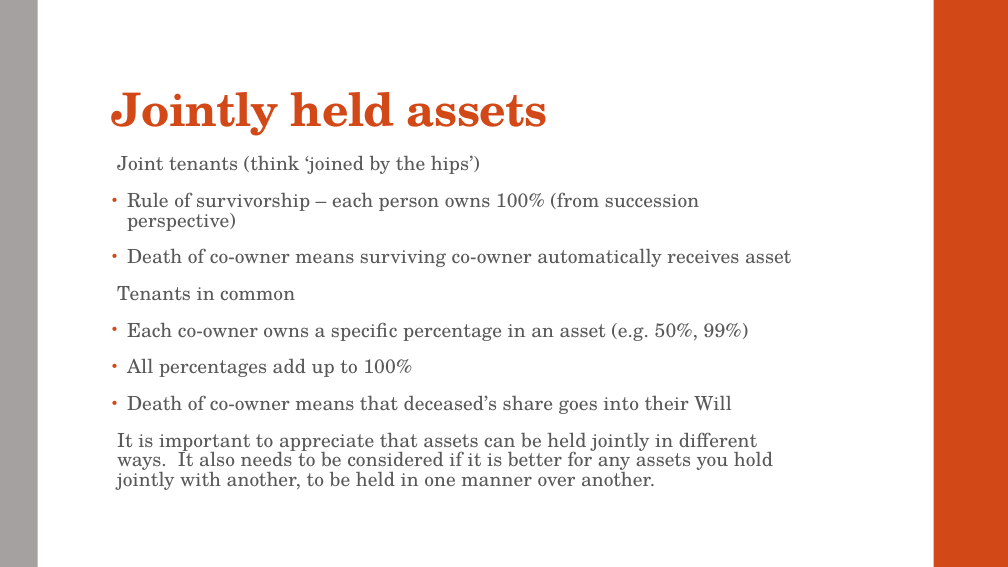
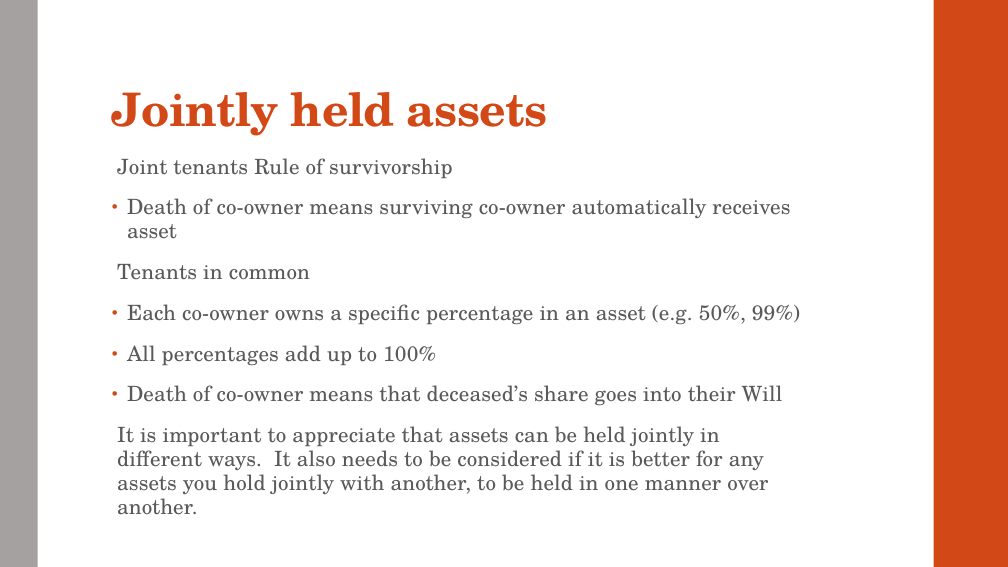
Before and after one commit to dariuschats/dariuschats.github.io, a slide deck: slide 23 of downloadables/other/Estate planning/Estate Planning Meeting Slides.pptx. Drawn at 1008x567 pixels with LibreOffice and Linux fonts; fonts in the diff are those of the drawing. Boxes give left, top, right and bottom in pixels: in the first picture for what was removed or moved away, otherwise in the second. Text is boxed around its words. In the diff, an @@ line names an element or a change of style, - is before the commit and + after.

```diff
--- a/downloadables/other/Estate planning/Estate Planning Meeting Slides.pptx
+++ b/downloadables/other/Estate planning/Estate Planning Meeting Slides.pptx
@@ text at [117, 158, 452, 178]: text changed; size 18.5 to 20 pt @@
-Joint tenants (think ‘joined by the hips’)
-• Rule of survivorship – each person owns 100% (from succession perspective)
+Joint tenants Rule of survivorship
@@ text at [117, 198, 800, 515]: size 18.5 to 20 pt; line spacing 0.85 to 0.95 @@
```
Also in this commit, not shown: 4 other slides changed, 1 slide added, 1 slide removed, 2 other files.
